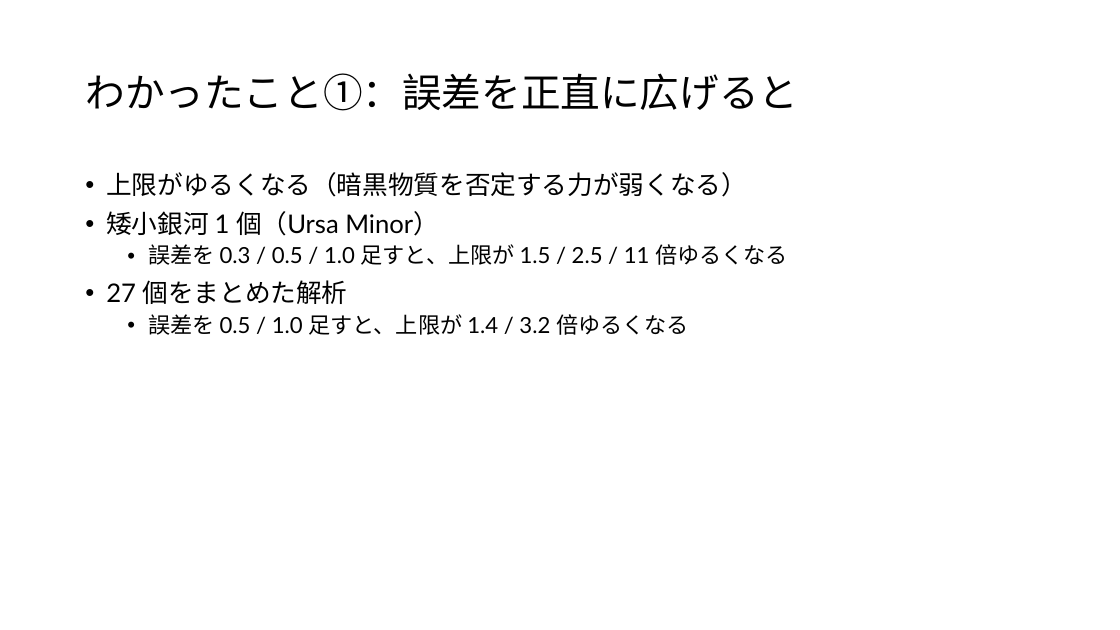
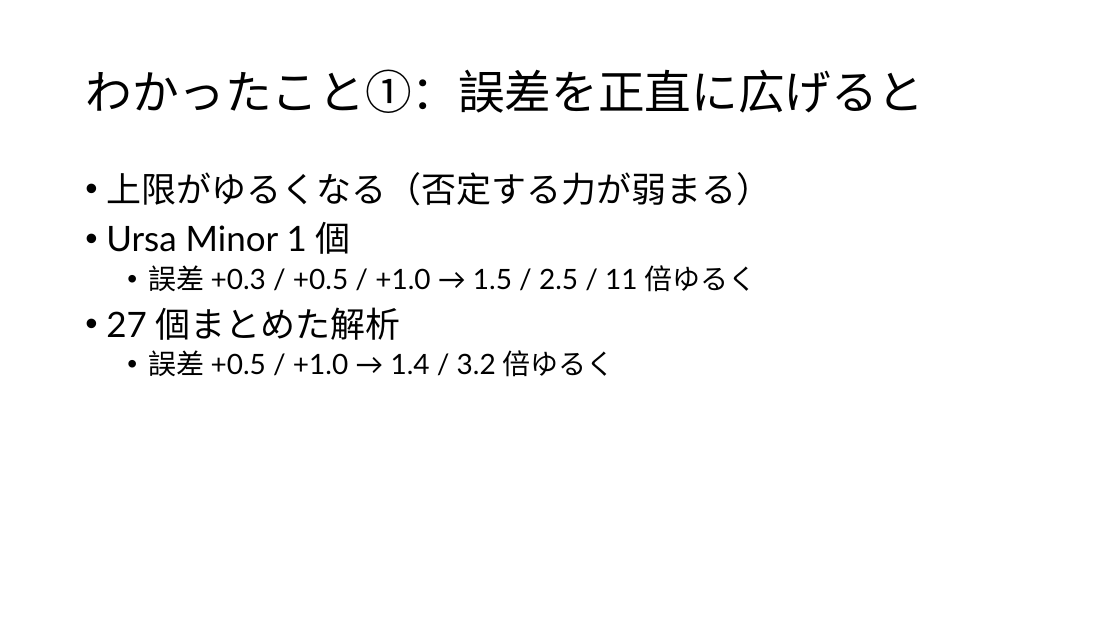
Before and after one commit to Mikann20041029/darkmatter-slides, a slide deck: slide 10 of slides/Toni Bertólez-Martínez, et al. (2026).pptx (slide 7 before the commit). Drawn at 1120x630 pixels with LibreOffice and Linux fonts; fonts in the diff are those of the drawing. Boxes give left, top, right and bottom in pixels: in the first picture for what was removed or moved away, otherwise in the second. Text is boxed around its words. In the diff, an @@ line names an element or a change of style, - is before the commit and + after.

```diff
--- a/slides/Toni Bertólez-Martínez, et al. (2026).pptx
+++ b/slides/Toni Bertólez-Martínez, et al. (2026).pptx
@@ title "わかったこと①：誤差を正直に広げると" at [85, 69, 924, 113]: size 34 to 40 pt @@
@@ text at [106, 172, 771, 377]: text changed; size 19 to 24 pt @@
-• 上限がゆるくなる（暗黒物質を否定する力が弱くなる）
-• 矮小銀河 1 個（Ursa Minor）
-  • 誤差を 0.3 / 0.5 / 1.0 足すと、上限が 1.5 / 2.5 / 11 倍ゆるくなる
-• 27 個をまとめた解析
-  • 誤差を 0.5 / 1.0 足すと、上限が 1.4 / 3.2 倍ゆるくなる
+• 上限がゆるくなる（否定する力が弱まる）
+• Ursa Minor 1 個
+  • 誤差 +0.3 / +0.5 / +1.0 → 1.5 / 2.5 / 11 倍ゆるく
+• 27 個まとめた解析
+  • 誤差 +0.5 / +1.0 → 1.4 / 3.2 倍ゆるく
```
Also in this commit, not shown: 9 other slides changed, 3 slides added.
